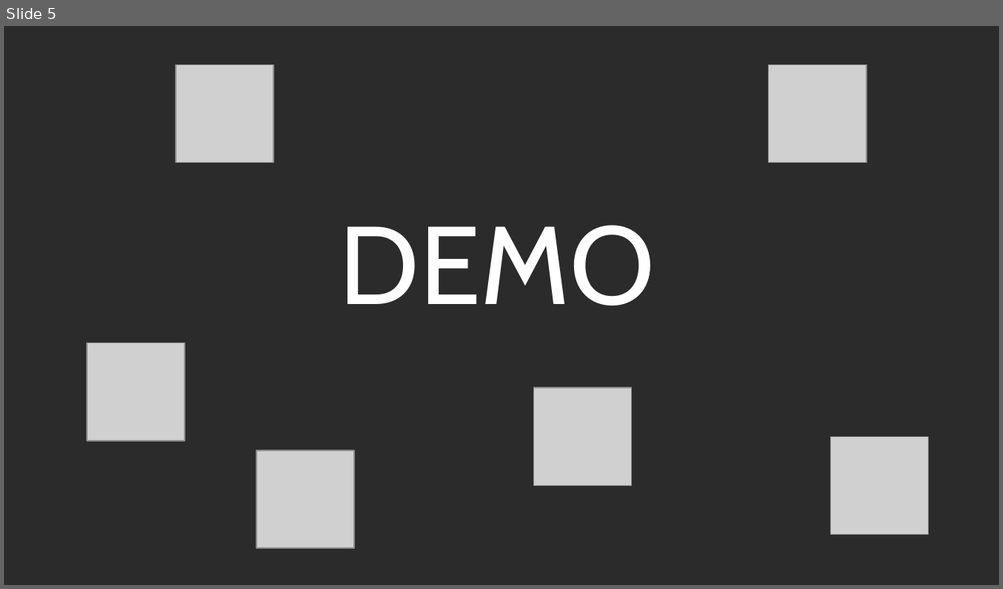
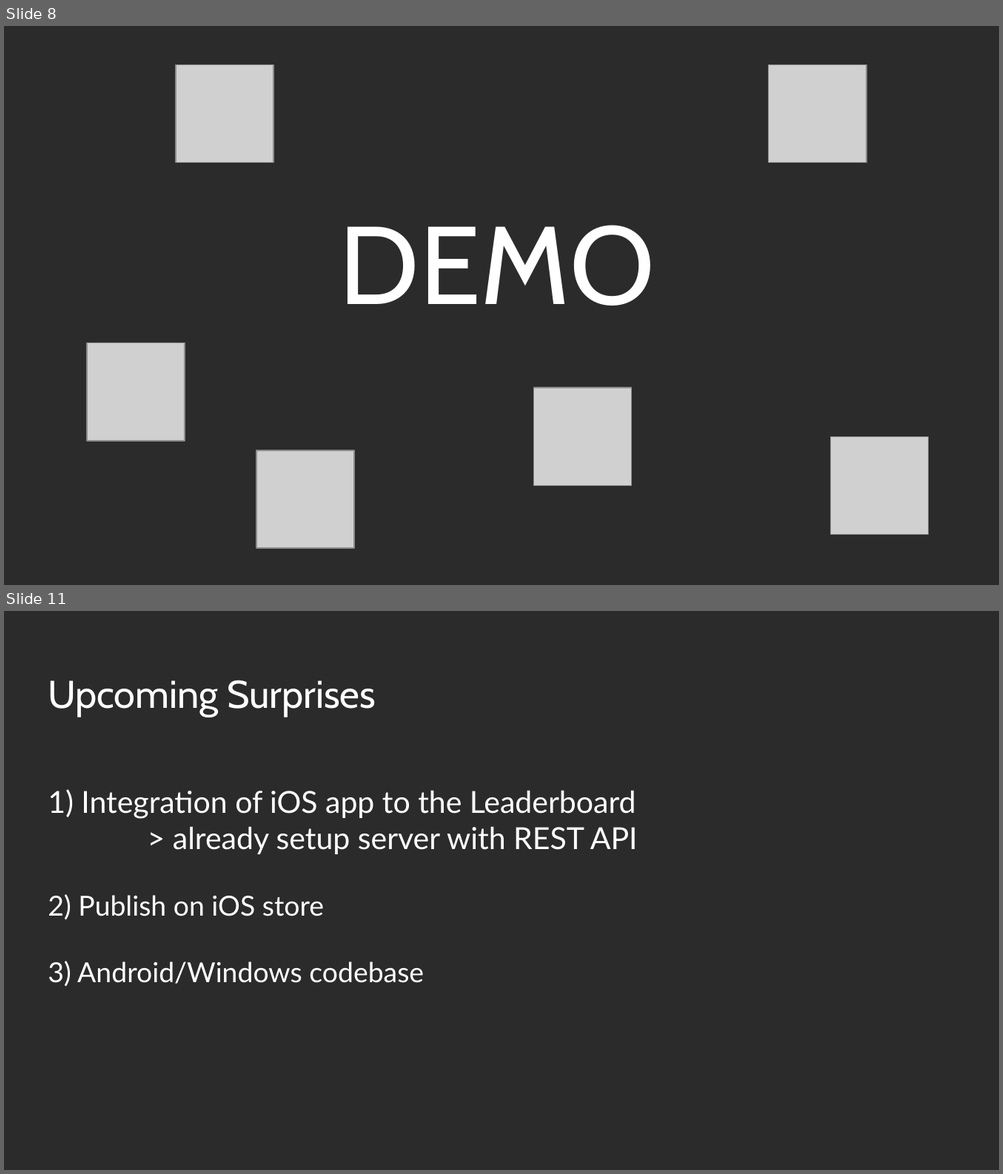
Before and after one commit to b3nk4n/AI-Hackathon, a slide deck: docs/AI Hackathon - Presentation.pptx. Shown one above the other, each under a label of ours: slide 5 before the commit, slides 8 and 11 after it; the slides between them are not shown. The pictures are 1003x589 and 1003x1174 pixels, drawn with LibreOffice and Linux fonts; fonts in the diff are those of the drawing; grey boxes stand for pictures; background and template pictures are left out; a plain dark background stands for a picture behind light text. Boxes give left, top, right and bottom in pixels: in the first picture for what was removed or moved away, otherwise in the second. Text is boxed around its words. In the diff, an @@ line names an element or a change of style, - is before the commit and + after.

```diff
--- a/docs/AI Hackathon - Presentation.pptx
+++ b/docs/AI Hackathon - Presentation.pptx
@@ slide 11 added at (4, 611, 999, 1170), background picture (left out) @@
@@ title added at (48, 680, 375, 717), 28 pt, text #FFFFFF @@
+Upcoming Surprises
@@ text added at (48, 789, 637, 987), 22 pt, text #FFFFFF @@
+1) Integration of iOS app to the Leaderboard
+> already setup server with REST API
+2) Publish on iOS store
+3) Android/Windows codebase
@@ what was slide 5 is now slide 8 @@
```
Also in this commit, not shown: 5 slides changed, 4 other slides added, 1 slide removed.
